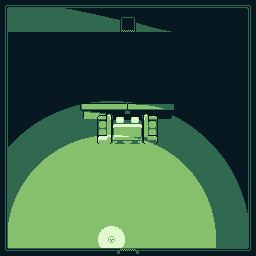
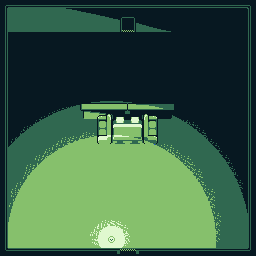
Comparing the layer stacks of the two (256, 256) images. Changes:
added layer "Layer 10" above "Layer 10 copy" over [9, 106, 243, 246]
